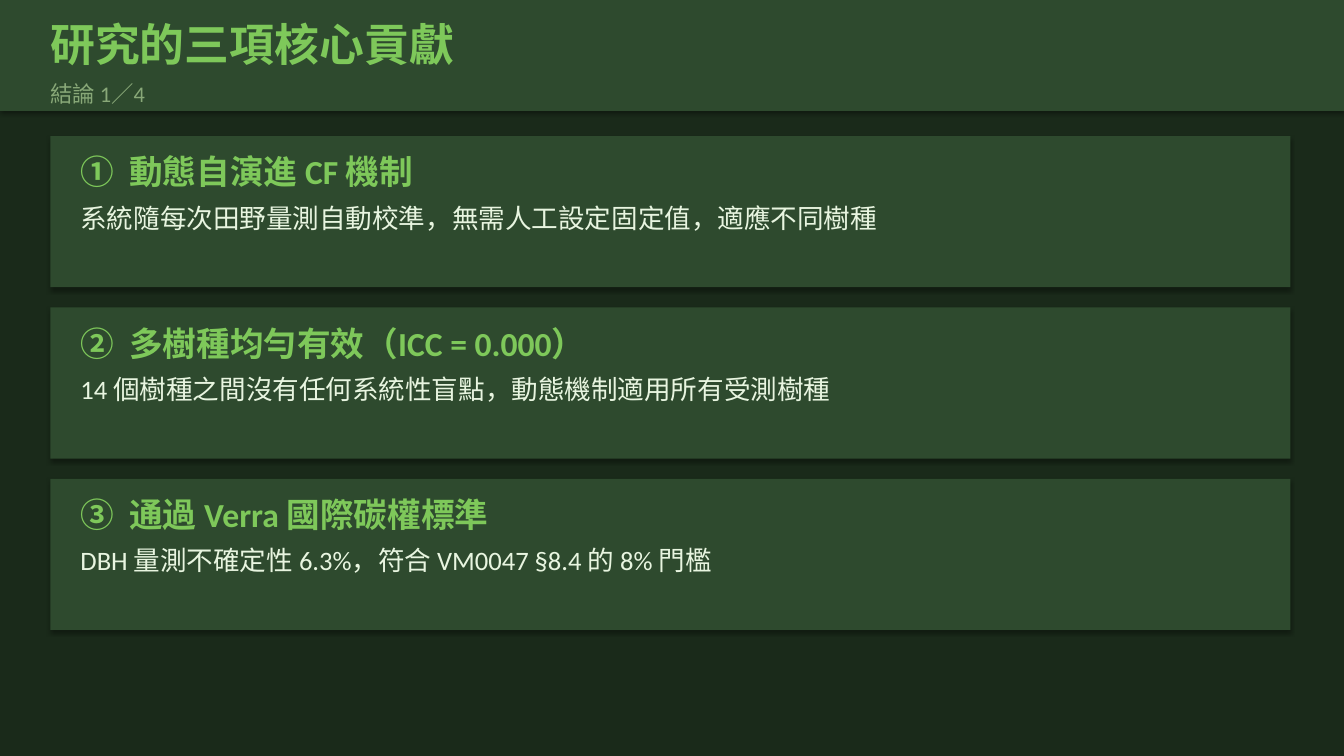
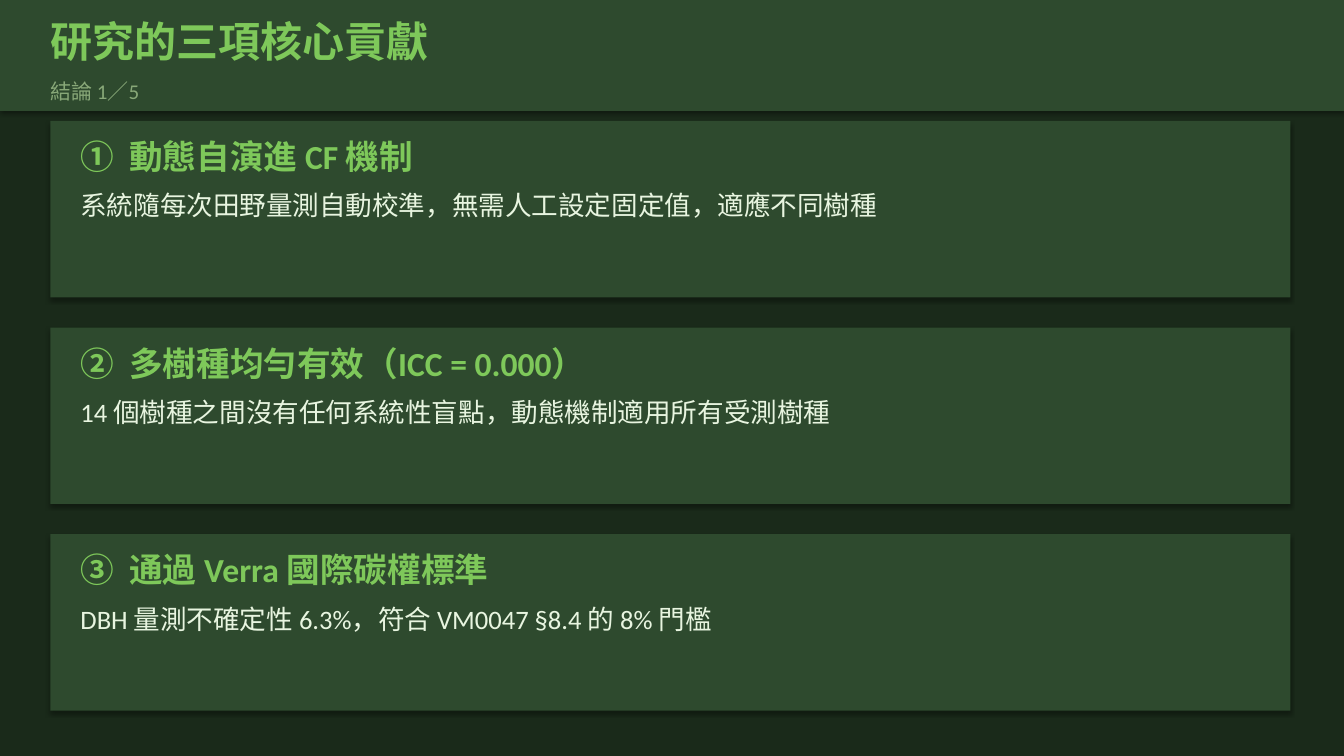
Before and after one commit to Yuchiaoniu/forest-carbon-measurement, a slide deck: slide 36 of public/thesis_defense.pptx (slide 27 before the commit). Drawn at 1344x756 pixels with LibreOffice and Linux fonts; fonts in the diff are those of the drawing. Boxes give left, top, right and bottom in pixels: in the first picture for what was removed or moved away, otherwise in the second. Text is boxed around its words. In the diff, an @@ line names an element or a change of style, - is before the commit and + after.

```diff
--- a/public/thesis_defense.pptx
+++ b/public/thesis_defense.pptx
@@ text "研究的三項核心貢獻" at [50, 21, 428, 61]: size 32 to 30 pt @@
@@ text at [50, 81, 139, 101]: text changed; size 16 to 15 pt @@
-結論 1／4
+結論 1／5
@@ rectangle: place and size @@
-rectangle at [50, 136, 1291, 287]
+rectangle at [50, 121, 1291, 297]
@@ text "① 動態自演進 CF 機制": place and size @@
-text "① 動態自演進 CF 機制" at [80, 155, 413, 187]
+text "① 動態自演進 CF 機制" at [80, 140, 413, 172]
@@ text "系統隨每次田野量測自動校準，無需人工設定固定值，適應不同樹種": place and size @@
-text "系統隨每次田野量測自動校準，無需人工設定固定值，適應不同樹種" at [80, 205, 877, 231]
+text "系統隨每次田野量測自動校準，無需人工設定固定值，適應不同樹種" at [80, 192, 877, 218]
@@ rectangle: place and size @@
-rectangle at [50, 308, 1291, 459]
+rectangle at [50, 328, 1291, 504]
@@ text "② 多樹種均勻有效（ICC = 0.000）": place and size @@
-text "② 多樹種均勻有效（ICC = 0.000）" at [80, 327, 586, 359]
+text "② 多樹種均勻有效（ICC = 0.000）" at [80, 347, 586, 379]
@@ text "14 個樹種之間沒有任何系統性盲點，動態機制適用所有受測樹種": place and size @@
-text "14 個樹種之間沒有任何系統性盲點，動態機制適用所有受測樹種" at [80, 376, 830, 402]
+text "14 個樹種之間沒有任何系統性盲點，動態機制適用所有受測樹種" at [80, 399, 830, 425]
@@ rectangle: place and size @@
-rectangle at [50, 479, 1291, 630]
+rectangle at [50, 534, 1291, 711]
@@ text "③ 通過 Verra 國際碳權標準": place and size @@
-text "③ 通過 Verra 國際碳權標準" at [80, 498, 489, 530]
+text "③ 通過 Verra 國際碳權標準" at [80, 553, 489, 585]
@@ text "DBH 量測不確定性 6.3%，符合 VM0047 §8.4 ...": place and size @@
-text "DBH 量測不確定性 6.3%，符合 VM0047 §8.4 ..." at [80, 547, 712, 573]
+text "DBH 量測不確定性 6.3%，符合 VM0047 §8.4 ..." at [80, 606, 712, 632]
```
Also in this commit, not shown: 27 other slides changed, 12 slides added, 1 slide removed, 2 other files.
